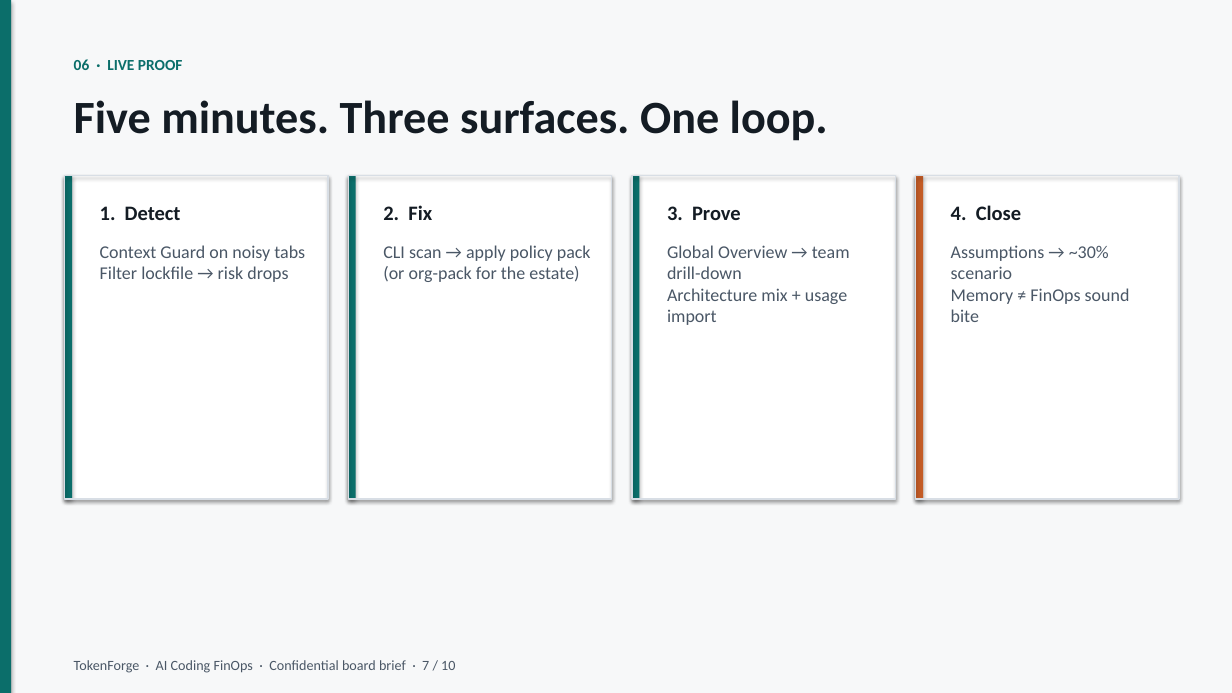
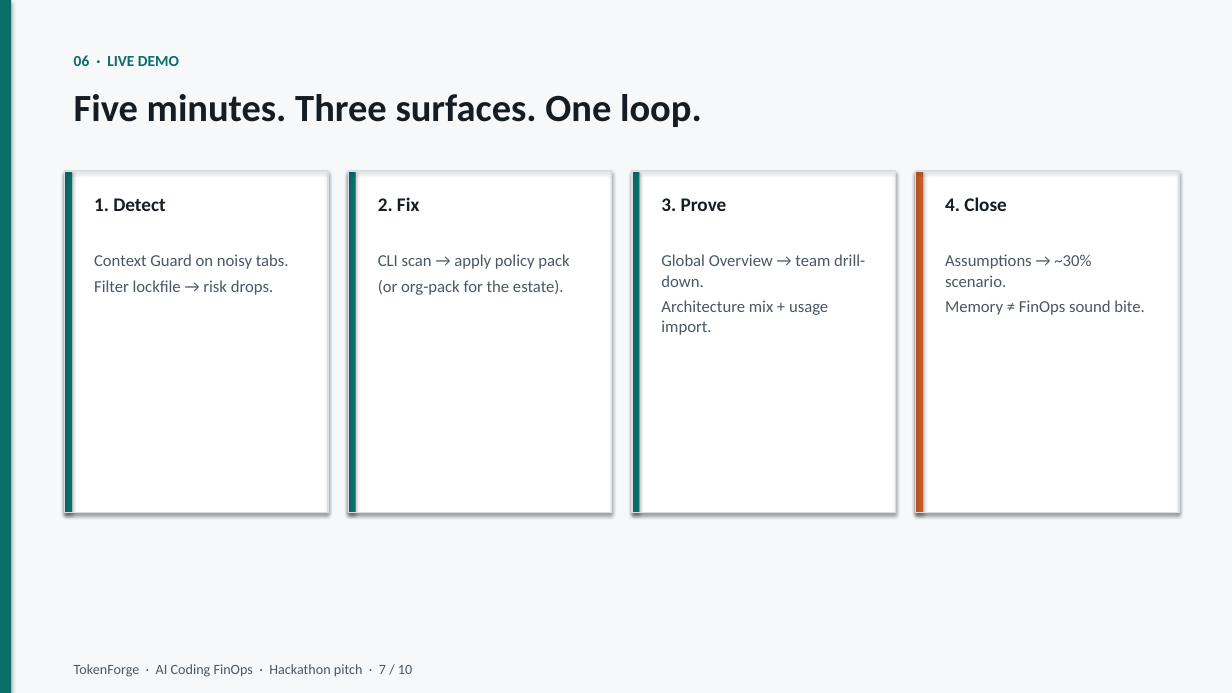
Before and after one commit to JordyNicholas/TokenForge, a slide deck: slide 7 of docs/pitch/TokenForge-Pitch.pptx. Drawn at 1232x693 pixels with LibreOffice and Linux fonts; fonts in the diff are those of the drawing. Boxes give left, top, right and bottom in pixels: in the first picture for what was removed or moved away, otherwise in the second. Text is boxed around its words. In the diff, an @@ line names an element or a change of style, - is before the commit and + after.

```diff
--- a/docs/pitch/TokenForge-Pitch.pptx
+++ b/docs/pitch/TokenForge-Pitch.pptx
@@ text at <box>74,55,179,66</box>: text changed @@
-06 · LIVE PROOF
+06 · LIVE DEMO
@@ text "Five minutes. Three surfaces. One ..." at <box>74,94,702,127</box>: size 36 to 30 pt @@
@@ rectangle: place and size @@
-rectangle at <box>65,176,328,499</box>
+rectangle at <box>65,171,328,513</box>
@@ rectangle: place and size @@
-rectangle at <box>65,176,328,499</box>
+rectangle at <box>65,171,328,513</box>
@@ rectangle: place and size @@
-rectangle at <box>65,176,72,499</box>
+rectangle at <box>65,171,72,513</box>
@@ rectangle: place and size @@
-rectangle at <box>348,176,612,499</box>
+rectangle at <box>348,171,612,513</box>
@@ rectangle: place and size @@
-rectangle at <box>348,176,612,499</box>
+rectangle at <box>348,171,612,513</box>
@@ rectangle: place and size @@
-rectangle at <box>348,176,356,499</box>
+rectangle at <box>348,171,356,513</box>
@@ rectangle: place and size @@
-rectangle at <box>632,176,896,499</box>
+rectangle at <box>632,171,896,513</box>
@@ rectangle: place and size @@
-rectangle at <box>632,176,896,499</box>
+rectangle at <box>632,171,896,513</box>
@@ rectangle: place and size @@
-rectangle at <box>632,176,640,499</box>
+rectangle at <box>632,171,640,513</box>
@@ rectangle: place and size @@
-rectangle at <box>916,176,1179,499</box>
+rectangle at <box>916,171,1179,513</box>
@@ rectangle: place and size @@
-rectangle at <box>916,176,1179,499</box>
+rectangle at <box>916,171,1179,513</box>
@@ rectangle: place and size @@
-rectangle at <box>916,176,923,499</box>
+rectangle at <box>916,171,923,513</box>
@@ text "1. Detect": place and size @@
-text "1. Detect" at <box>100,206,181,220</box>
+text "1. Detect" at <box>94,198,165,211</box>
@@ text "2. Fix": place and size @@
-text "2. Fix" at <box>383,205,432,220</box>
+text "2. Fix" at <box>378,197,419,211</box>
@@ size 16 to 15 pt in 4 elements at <box>945,197,1007,211</box>, <box>94,198,165,211</box>, <box>378,197,419,211</box>, <box>661,198,727,211</box> @@
@@ text "3. Prove": place and size @@
-text "3. Prove" at <box>667,206,741,220</box>
+text "3. Prove" at <box>661,198,727,211</box>
@@ text "4. Close": place and size @@
-text "4. Close" at <box>951,205,1021,220</box>
+text "4. Close" at <box>945,197,1007,211</box>
@@ text at <box>94,254,289,295</box>: text changed; size 14 to 13 pt @@
-Context Guard on noisy tabs
-Filter lockfile → risk drops
+Context Guard on noisy tabs.
+Filter lockfile → risk drops.
@@ text at <box>378,254,569,295</box>: text changed; size 14 to 13 pt @@
-CLI scan → apply policy pack
-(or org-pack for the estate)
+CLI scan → apply policy pack
+(or org-pack for the estate).
@@ text at <box>661,254,865,335</box>: text changed; size 14 to 13 pt @@
-Global Overview → team drill-down
-Architecture mix + usage import
+Global Overview → team drill-down.
+Architecture mix + usage import.
@@ text at <box>945,254,1144,315</box>: text changed; size 14 to 13 pt @@
-Assumptions → ~30% scenario
-Memory ≠ FinOps sound bite
+Assumptions → ~30% scenario.
+Memory ≠ FinOps sound bite.
@@ text at <box>74,664,412,677</box>: text changed @@
-TokenForge · AI Coding FinOps · Confidential board brief · 7 / 10
+TokenForge · AI Coding FinOps · Hackathon pitch · 7 / 10
```
Also in this commit, not shown: 9 other slides changed, 2 other files.
